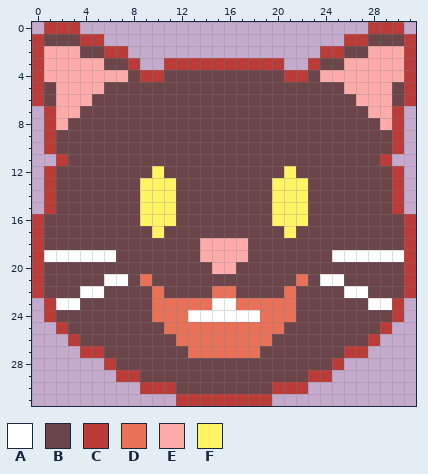
File history of a pixel-art sprite, assets/1f63a.png. This is how it looked before the edit.
The file is 32x32 pixels.
Palette (. is transparent): A #ffffff  B #6b454a  C #ba3b38  D #e97157  E #ffaba9  F #fff464
New version:
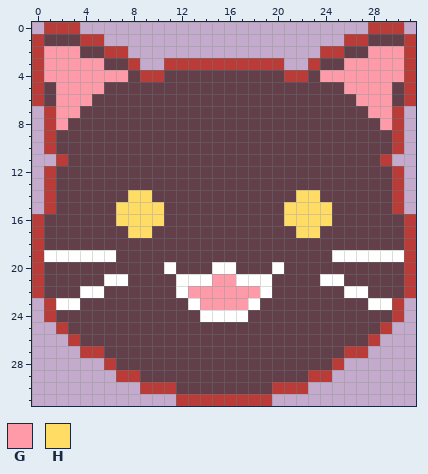
Colours new in this view: G #ff9ba9  H #ffdc64
Diff:
Colour B changes from #6b454a to #633f4a.
The author changed colour B to colour A in row 20 at x 11 and 20; in row 21 at x 12 to 14 and 17 to 19; in row 22 at x 12 and 19.
The author changed colour D to colour A in row 23 at x 13 and 18.
The author changed colour E to colour A in row 20 at x 15 to 16.
The author changed colour A to colour B in row 24 at x 13 and 18.
The author changed colour D to colour B in row 21 at x 9 and 22; in row 22 at x 10 and 21; in rows 23 to 24 at x 10 to 12 and 19 to 21; in row 25 at x 11 to 20; in row 26 at x 12 to 19; in row 27 at x 13 to 18.
The author changed colour E to colour B in rows 18 to 19 at x 14 to 17.
The author changed colour F to colour B in row 12 at x 10 and 21; in row 13 at x 9 to 11 and 20 to 22; in row 14 at x 10 to 11 and 20 to 21; in rows 15 to 16 at x 11 and 20; in row 17 at x 10 and 21.
The author changed colour A to colour G in row 23 at x 15 to 16.
The author changed colour B to colour G in row 21 at x 15 to 16; in row 22 at x 13 to 14 and 17 to 18.
The author changed colour D to colour G in row 22 at x 15 to 16; in row 23 at x 14 and 17.
The author changed colour E to colour G in row 2 at x 1 to 3 and 28 to 30; in row 3 at x 1 to 5 and 26 to 30; in row 4 at x 1 to 7 and 24 to 30; in row 5 at x 2 to 5 and 26 to 29; in row 6 at x 2 to 4 and 27 to 29; in row 7 at x 2 to 3 and 28 to 29.
The author changed colour E to colour G in row 8 at x 2 and 29.
The author changed colour B to colour H in row 14 at x 8 and 23; in rows 15 to 16 at x 7 to 8 and 23 to 24; in row 17 at x 8 to 9 and 22 to 23.
The author changed colour F to colour H in row 14 at x 9 and 22; in rows 15 to 16 at x 9 to 10 and 21 to 22.
Changed places in both pictures, as pixel boxes (x1, y1, x2, y2):
changed: (44, 34, 404, 394)
